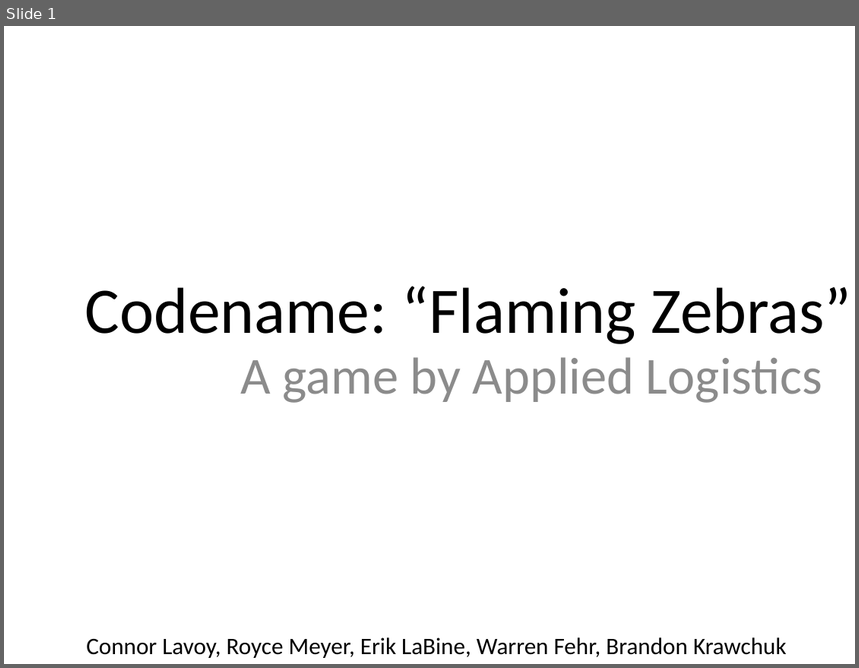
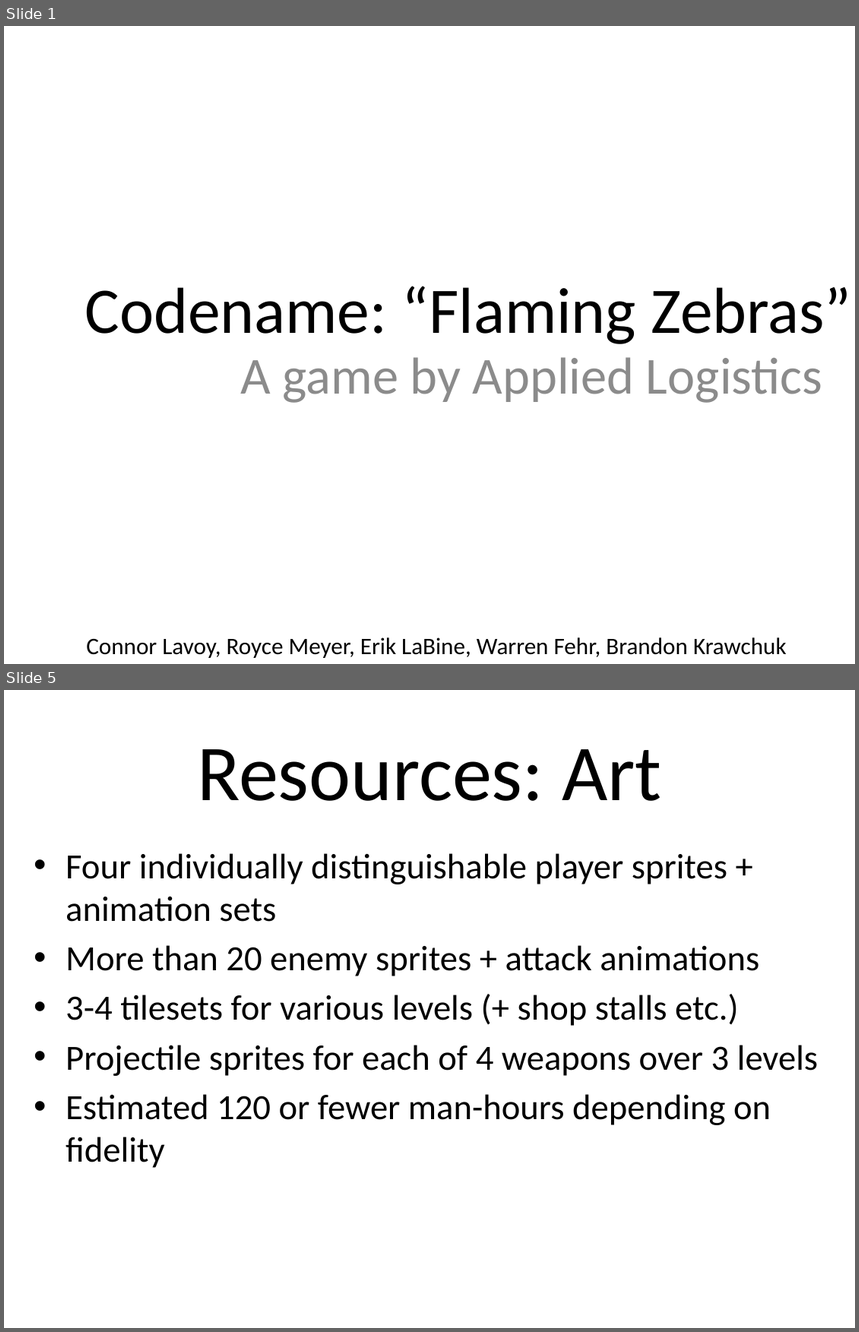
Before and after one commit to Assisting/flaming-zebras, a slide deck: Codename flaming zebras.pptx. Shown one above the other, each under a label of ours: slide 1 before the commit, slides 1 and 5 after it; the slides between them are not shown. The pictures are 859x668 and 859x1332 pixels, drawn with LibreOffice and Linux fonts; fonts in the diff are those of the drawing. Boxes give left, top, right and bottom in pixels: in the first picture for what was removed or moved away, otherwise in the second. Text is boxed around its words. In the diff, an @@ line names an element or a change of style, - is before the commit and + after.

```diff
--- a/Codename flaming zebras.pptx
+++ b/Codename flaming zebras.pptx
@@ slide 5 added at <box>4,690,855,1328</box>, background #FFFFFF @@
@@ title added at <box>197,749,661,801</box>, 67 pt, text #000000 @@
+Resources: Art
@@ text added at <box>66,853,818,1168</box>, 30 pt, text #000000 @@
+• Four individually distinguishable player sprites + animation sets
+• More than 20 enemy sprites + attack animations
+• 3-4 tilesets for various levels (+ shop stalls etc.)
+• Projectile sprites for each of 4 weapons over 3 levels
+• Estimated 120 or fewer man-hours depending on fidelity
```
Also in this commit, not shown: 2 slides changed, 4 other slides added, 1 slide removed.
